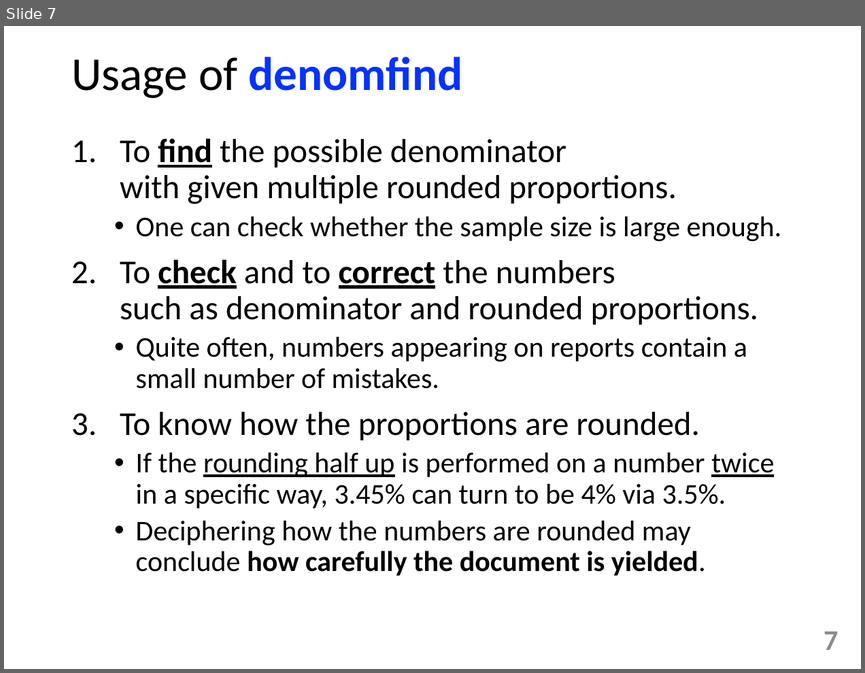
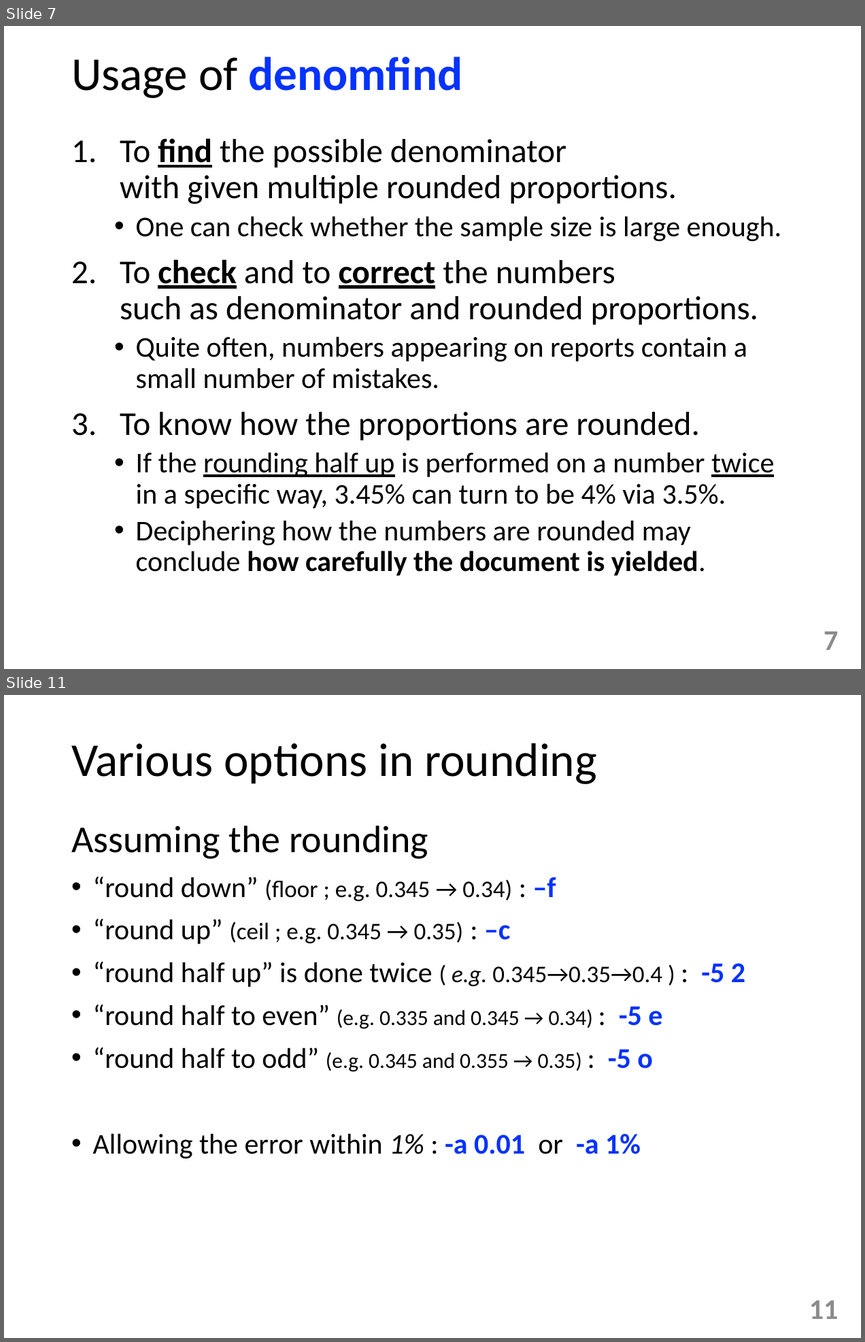
Before and after one commit to tulamili/App-denomfind, a slide deck: docs2/manipulation221022sat.pptx. Shown one above the other, each under a label of ours: slide 7 before the commit, slides 7 and 11 after it; the slides between them are not shown. The pictures are 865x673 and 865x1342 pixels, drawn with LibreOffice and Linux fonts; fonts in the diff are those of the drawing. Boxes give left, top, right and bottom in pixels: in the first picture for what was removed or moved away, otherwise in the second. Text is boxed around its words. In the diff, an @@ line names an element or a change of style, - is before the commit and + after.

```diff
--- a/docs2/manipulation221022sat.pptx
+++ b/docs2/manipulation221022sat.pptx
@@ slide 11 added at bbox=[4, 695, 861, 1338], background #FFFFFF @@
@@ title added at bbox=[71, 743, 597, 784], 39.6 pt, text #000000 @@
+Various options in rounding
@@ text added at bbox=[71, 826, 745, 1159], 24 pt, text #000000 @@
+Assuming the rounding
+• “round down” (floor ; e.g. 0.345 → 0.34) : –f
+• “round up” (ceil ; e.g. 0.345 → 0.35) : –c
+• “round half up” is done twice ( e.g. 0.345→0.35→0.4 ) : -5 2
+• “round half to even” (e.g. 0.335 and 0.345 → 0.34) : -5 e
+• “round half to odd” (e.g. 0.345 and 0.355 → 0.35) : -5 o
+• Allowing the error within 1% : -a 0.01 or -a 1%
@@ page number added at bbox=[809, 1300, 838, 1319], 24 pt, text #8C8C8C, bold @@
+11
```
Also in this commit, not shown: 2 slides changed, 5 other slides added.
